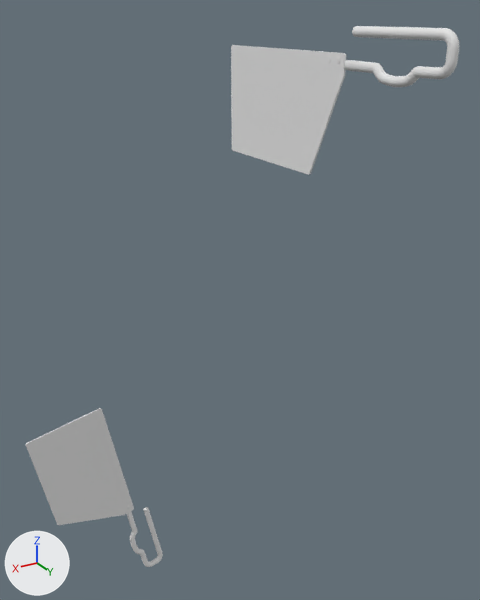
Renders of the Blender file dev/blender/c172p-control-lock.blend from each side of a commit.
The view is the same before and after, from a 50 mm lens placed at (-0.116, 0.028, -0.122), pointed at (-0.328, -0.326, -0.299). Lighting does not change. The marker at lower left points along +X, +Y and +Z.

Objects in the first picture: 'ControlLock-pocket', 'ControlLock-yoke'.
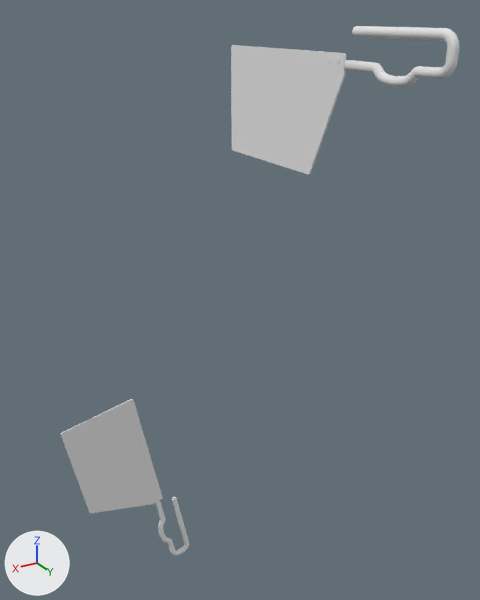
Changed parts and their boxes (x1, y1, x2, y2) in the pictures (480 x 600 px):
'ControlLock-pocket', moved: before (26, 408, 163, 567); after (61, 399, 189, 556)

The change, as a diff of the scene's bpy script:
```diff
--- a/dev/blender/c172p-control-lock.blend.py
+++ b/dev/blender/c172p-control-lock.blend.py
@@ ob_controllock_pocket @@
 ob_controllock_pocket = bpy.data.objects.new('ControlLock-pocket', me_controllock_002)
-ob_controllock_pocket.location = (-0.2871, -0.4498, -0.5634)
+ob_controllock_pocket.location = (-0.3164, -0.4498, -0.5634)
 ob_controllock_pocket.rotation_euler = (-1.396, -0.0576, 1.571)  # degrees (-80, -3.3, 90)
```
